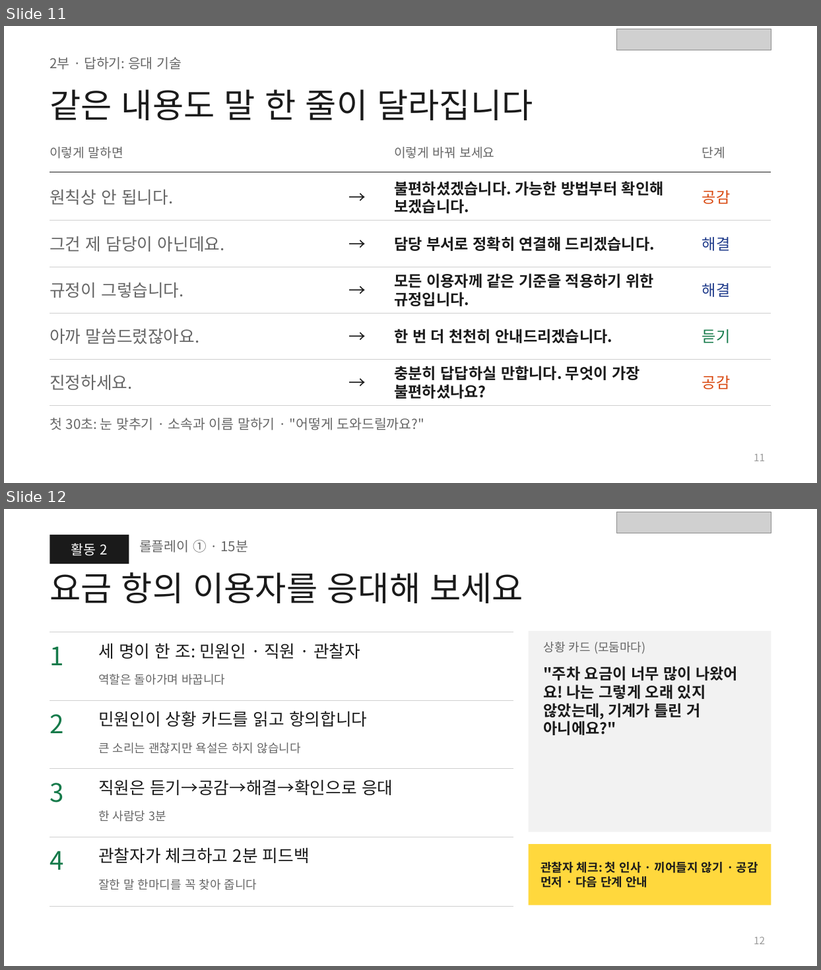
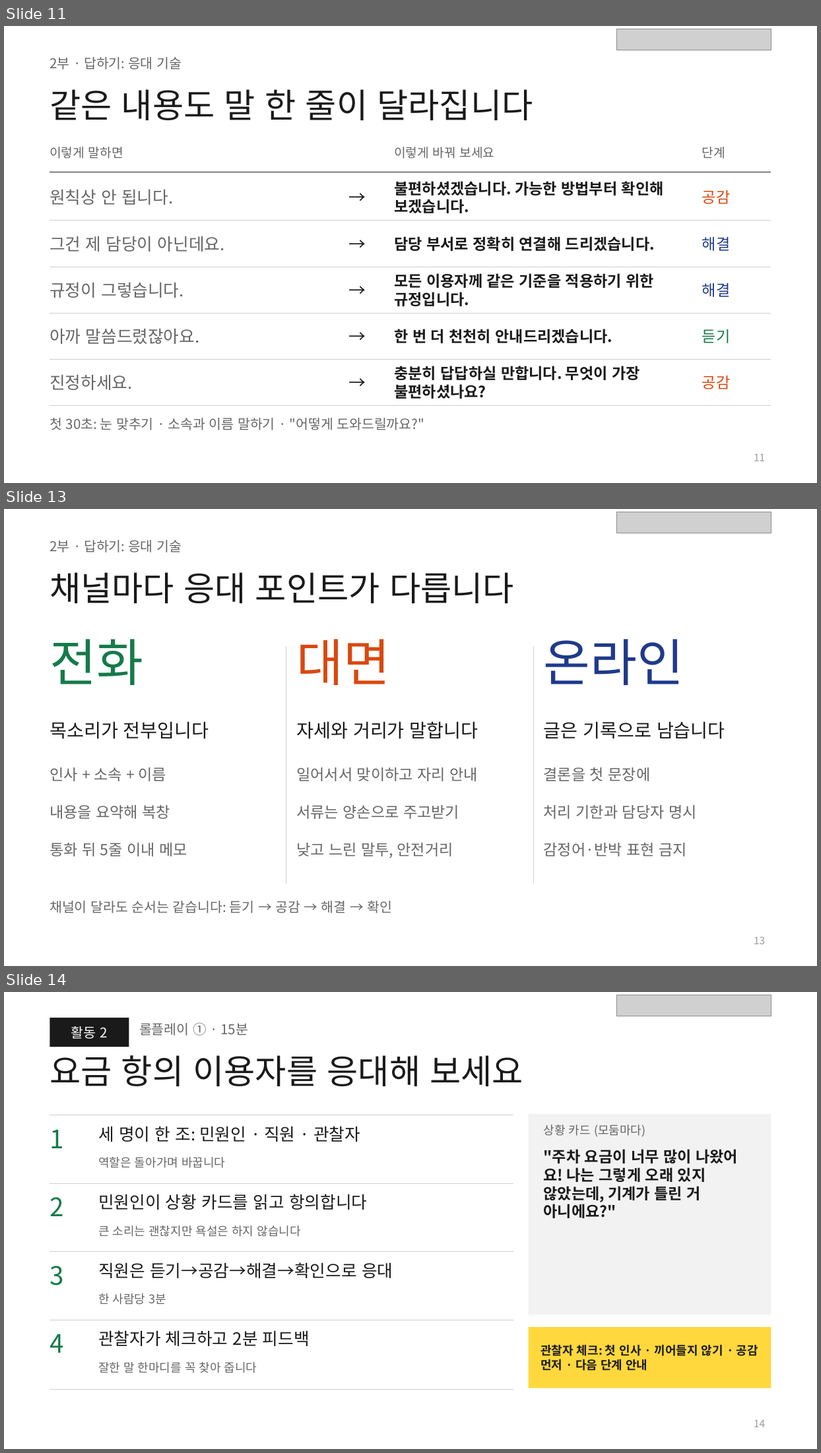
Before and after one commit to edupang79-crypto/prompt, a slide deck: 교안/중구도시관리공단_민원응대_교안.pptx. Shown one above the other, each under a label of ours: slides 11 and 12 before the commit, slides 11, 13 and 14 after it; the slides between them are not shown. The pictures are 821x970 and 821x1453 pixels, drawn with LibreOffice and Linux fonts; fonts in the diff are those of the drawing; grey boxes stand for pictures. Boxes give left, top, right and bottom in pixels: in the first picture for what was removed or moved away, otherwise in the second. Text is boxed around its words. In the diff, an @@ line names an element or a change of style, - is before the commit and + after.

```diff
--- a/교안/중구도시관리공단_민원응대_교안.pptx
+++ b/교안/중구도시관리공단_민원응대_교안.pptx
@@ slide 13 added at [4, 509, 817, 966], background #FFFFFF @@
@@ picture added at [617, 512, 772, 533] @@
@@ text added at [50, 540, 182, 553], 16 pt, text #666666 @@
+2부 · 답하기: 응대 기술
@@ title added at [50, 572, 514, 603], 40 pt, text #1A1A1A @@
+채널마다 응대 포인트가 다릅니다
@@ text added at [50, 639, 143, 685], 60 pt, text #157A4A @@
+전화
@@ line added from (286, 646) to (286, 884), #CFCFCF 0.75 pt @@
@@ text added at [296, 639, 390, 685], 60 pt, text #D9480F @@
+대면
@@ line added from (533, 646) to (533, 884), #CFCFCF 0.75 pt @@
@@ text added at [544, 639, 684, 685], 60 pt, text #1E3A8A @@
+온라인
@@ text added at [50, 722, 209, 739], 22 pt, text #1A1A1A @@
+목소리가 전부입니다
@@ text added at [296, 722, 479, 739], 22 pt, text #1A1A1A @@
+자세와 거리가 말합니다
@@ text added at [544, 722, 725, 739], 22 pt, text #1A1A1A @@
+글은 기록으로 남습니다
@@ text added at [50, 768, 166, 782], 18 pt, text #666666 @@
+인사 + 소속 + 이름
@@ text added at [296, 768, 478, 782], 18 pt, text #666666 @@
+일어서서 맞이하고 자리 안내
@@ text added at [544, 768, 651, 782], 18 pt, text #666666 @@
+결론을 첫 문장에
@@ text added at [50, 805, 171, 819], 18 pt, text #666666 @@
+내용을 요약해 복창
@@ text added at [296, 805, 459, 819], 18 pt, text #666666 @@
+서류는 양손으로 주고받기
@@ text added at [544, 805, 697, 819], 18 pt, text #666666 @@
+처리 기한과 담당자 명시
@@ text added at [50, 843, 187, 857], 18 pt, text #666666 @@
+통화 뒤 5줄 이내 메모
@@ text added at [296, 843, 453, 858], 18 pt, text #666666 @@
+낮고 느린 말투, 안전거리
@@ text added at [544, 843, 687, 857], 18 pt, text #666666 @@
+감정어·반박 표현 금지
@@ text added at [50, 901, 392, 914], 16 pt, text #666666 @@
+채널이 달라도 순서는 같습니다: 듣기 → 공감 → 해결 → 확인
@@ page number added at [754, 937, 765, 945], 12 pt, text #9A9A9A @@
+13
@@ what was slide 12 is now slide 14 @@
@@ page number at [754, 1420, 765, 1428]: text changed @@
-12
+14
```
Also in this commit, not shown: 1 slide changed, 5 other slides added.
